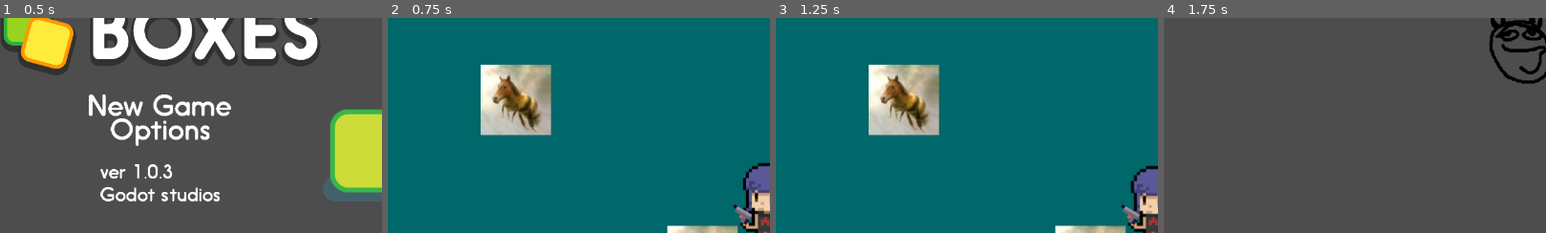
Above: before the commit, frames 1-4 (left to right).
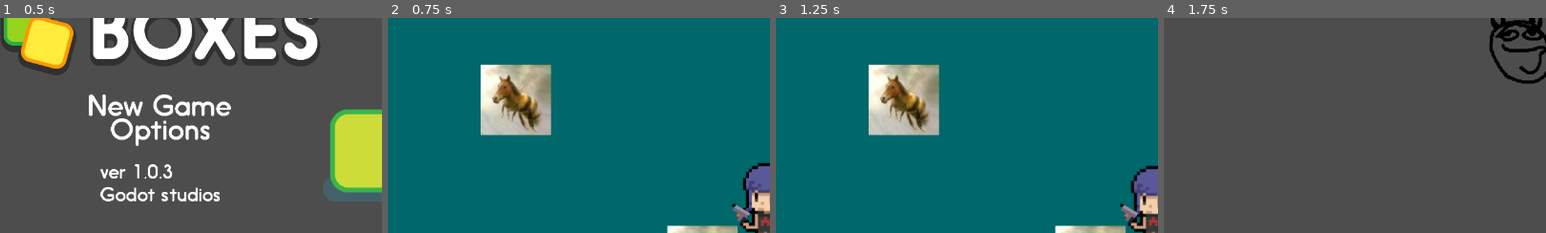
Above: after the commit, the same moments.

Repository: brianli378/ecs179-final-project
Game: Godot game, scene res://scenes/world.tscn
The game is run twice, just before and just after one commit, with the same random seed, the same clock (stepped at 60 frames per second) and the same inputs.
Inputs (mouse positions are % of the whole screen's width and height, from its top left):
- Up to frame 1 (0.5 s): no input
- Up to frame 2 (0.75 s): click (21, 25) at 0.52 s
- Up to frame 3 (1.25 s): no input
- Up to frame 4 (1.75 s): tap Enter (ui_accept) at 1.25, 1.52 s; move the mouse to (72, 45) at 1.27 s; hold D (move_right) from 1.28 s (still down); tap E (switch_gun) at 1.35 s
The pictures show only the part of the screen within x 0-50%, y 4-54%; the shares and areas given below are measured in that part.

Frame 1 is identical in both runs. In frame 2, 0.2% of the frame differs, in the area x 90-96%, y 86-97%; in frame 3, 0.2%; in frame 4, nothing differs.

Commit message:
new sprites added and rotation semi functioning yipeee

Diff:
--- a/2d-roguelike/scenes/gun_sprite.gd
+++ /dev/null
@@ -1,17 +0,0 @@
-extends Sprite2D
-
-var pistol_texture = preload("res://assets/pistol_sprite.png")
-var shotgun_texture = preload("res://assets/shotgun_sprite.png")
-# Called when the node enters the scene tree for the first time.
-func _ready():
-	print("Gun sprite ready! Current texture: ", texture)
-
-func switch_gun(gun_type: String):
-	match gun_type:
-		"pistol":
-			texture = pistol_texture
-		"rifle":
-			#TODO: add rifle texture
-			texture = pistol_texture
-		"shotgun":
-			texture = shotgun_texture
--- a/2d-roguelike/scenes/player.tscn
+++ b/2d-roguelike/scenes/player.tscn
@@ -132,15 +132,17 @@
 offset = Vector2(-10, -75)
 script = ExtResource("4_dqkch")
 
-[node name="ProjectileSpawn" type="Node2D" parent="Body/Gun"]
-position = Vector2(75, 0)
+[node name="RotationPivot" type="Node2D" parent="Body/Gun"]
 
-[node name="Sprite2D" type="Sprite2D" parent="Body/Gun"]
+[node name="Sprite2D" type="Sprite2D" parent="Body/Gun/RotationPivot"]
 z_index = 1
 position = Vector2(-10, 0)
 texture = ExtResource("5_y4r1p")
 centered = false
 offset = Vector2(-11.346943, -36.10241)
+
+[node name="ProjectileSpawn" type="Node2D" parent="Body/Gun/RotationPivot"]
+position = Vector2(75, 0)
 
 [node name="CollisionShape2D" type="CollisionShape2D" parent="."]
 position = Vector2(0, 0.25)
--- a/2d-roguelike/scripts/gun_manager.gd
+++ b/2d-roguelike/scripts/gun_manager.gd
@@ -1,8 +1,12 @@
 class_name GunManager
 extends Node2D
 
-@onready var projectile_spawn: Node2D = $ProjectileSpawn
-@onready var gun_sprite: Sprite2D = $Sprite2D
+# Rotation pivot node was just added because godot is being mean about
+# me changing the rotation pivot of a gun.
+
+@onready var rotation_pivot: Node2D = $RotationPivot
+@onready var projectile_spawn: Node2D = $RotationPivot/ProjectileSpawn
+@onready var gun_sprite: Sprite2D = $RotationPivot/Sprite2D
 @onready var camera: Camera2D = get_parent().get_parent().get_node("Camera2D") as Camera2D
 @onready var player: CharacterBody2D = get_parent().get_parent()
 
@@ -21,22 +25,35 @@
 var gun_textures: Array[Texture2D] = [
 	preload("res://assets/pistol_sprite.png"),    # Index 0 - Pistol
 	#TODO: add machine gun sprite
-	preload("res://assets/pistol_sprite.png"), # Index 1 - MachineGun
-	preload("res://assets/shotgun_sprite.png")      # TODO: placeholder sprite
+	preload("res://assets/shotgun_sprite.png"), # Index 1 - MachineGun (placeholder shotgun sprite)
+	preload("res://assets/sniper_sprite.png")
 ]
 
 # Gun-specific offsets when facing right
 var gun_offsets_right: Array[Vector2] = [
 	Vector2(-90, 20),   # Index 0 - Pistol
-	Vector2(-85, 25),   # Index 1 - MachineGun
-	Vector2(-50, 18)    # Index 2 - Sniper
+	Vector2(0, 25),   # Index 1 - MachineGun (currently shotgun sprite)
+	Vector2(0, 0)    # Index 2 - Sniper
 ]
 
 # Gun-specific offsets when facing left
 var gun_offsets_left: Array[Vector2] = [
 	Vector2(90, 20),    # Index 0 - Pistol
-	Vector2(85, 25),    # Index 1 - MachineGun
-	Vector2(50, 18)     # Index 2 - Sniper
+	Vector2(0, 25),    # Index 1 - MachineGun (currently shotgun sprite)
+	Vector2(0, 0)     # Index 2 - Sniper
+]
+
+# Gun pivot points
+var gun_sprite_positions: Array[Vector2] = [
+	Vector2(0, 0),      # Index 0 - Pistol
+	Vector2(-50, 0),      # Index 1 - MachineGun (currently shotgun sprite)
+	Vector2(-200, 0)      # Index 2 - Sniper
+]
+
+var projectile_spawn_offsets: Array[Vector2] = [
+	Vector2(50, 0),     # Index 0 - Pistol
+	Vector2(250, -2),    # Index 1 - MachineGun (currently shotgun sprite)
+	Vector2(430, 20)      # Index 2 - Sniper
 ]
 
 func _ready() -> void:
@@ -48,6 +65,7 @@
 
 	curr_gun = guns[curr_gun_index]
 	_update_gun_texture()  # Set initial texture
+	_update_projectile_spawn_position()  # Set initial spawn position
 
 func _process(_delta: float) -> void:
 	_time_since_last_shot += _delta
@@ -84,21 +102,22 @@
 		facing_right = false
 		default_state = false
 
-	look_at(mouse_pos)
+	rotation_pivot.look_at(mouse_pos)
 
 	if facing_right:
 		# when facing right, limit rotation
-		rotation = clamp(rotation, -1.5, 1.5)
+		rotation_pivot.rotation = clamp(rotation_pivot.rotation, -1.5, 1.5)
 	else:
 		# when facing left, limit rotation
-		var abs_rotation = abs(rotation)
+		var abs_rotation = abs(rotation_pivot.rotation)
 		abs_rotation = clamp(abs_rotation, 1.5, 5)
-		rotation = sign(rotation) * abs_rotation
+		rotation_pivot.rotation = sign(rotation_pivot.rotation) * abs_rotation
 
 	if Input.is_action_just_pressed("switch_gun"):
 		curr_gun_index = (curr_gun_index + 1) % guns.size()
 		curr_gun = guns[curr_gun_index]
-		_update_gun_texture()  # Update texture when switching guns
+		_update_gun_texture()
+		_update_projectile_spawn_position()
 
 
 	var should_shoot := false
@@ -129,5 +148,13 @@
 func _update_gun_texture() -> void:
 	if gun_sprite and curr_gun_index >= 0 and curr_gun_index < gun_textures.size():
 		gun_sprite.texture = gun_textures[curr_gun_index]
+		gun_sprite.position = gun_sprite_positions[curr_gun_index]
 	else:
 		push_error("Invalid gun index or gun_sprite not found: " + str(curr_gun_index))
+
+
+func _update_projectile_spawn_position() -> void:
+	if projectile_spawn and curr_gun_index >= 0 and curr_gun_index < projectile_spawn_offsets.size():
+		projectile_spawn.position = projectile_spawn_offsets[curr_gun_index]
+	else:
+		push_error("Invalid gun index or projectile_spawn not found: " + str(curr_gun_index))
Binary file added: 2d-roguelike/assets/sniper.png
Not shown, added: 2d-roguelike/assets/sniper.png.import
Binary file added: 2d-roguelike/assets/sniper_sprite.png
Not shown, added: 2d-roguelike/assets/sniper_sprite.png.import
Not shown, removed: 2d-roguelike/scenes/gun_sprite.gd.uid
